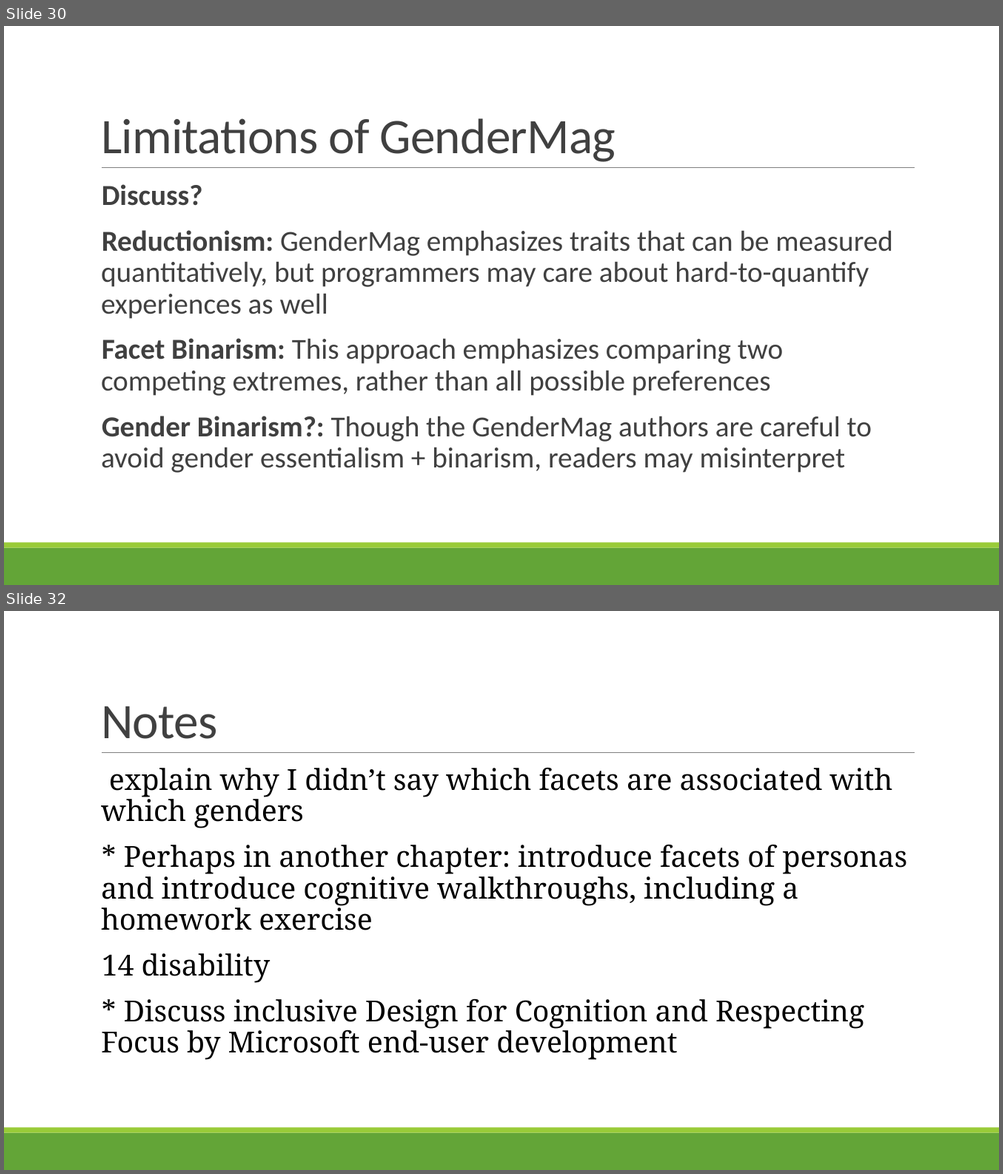
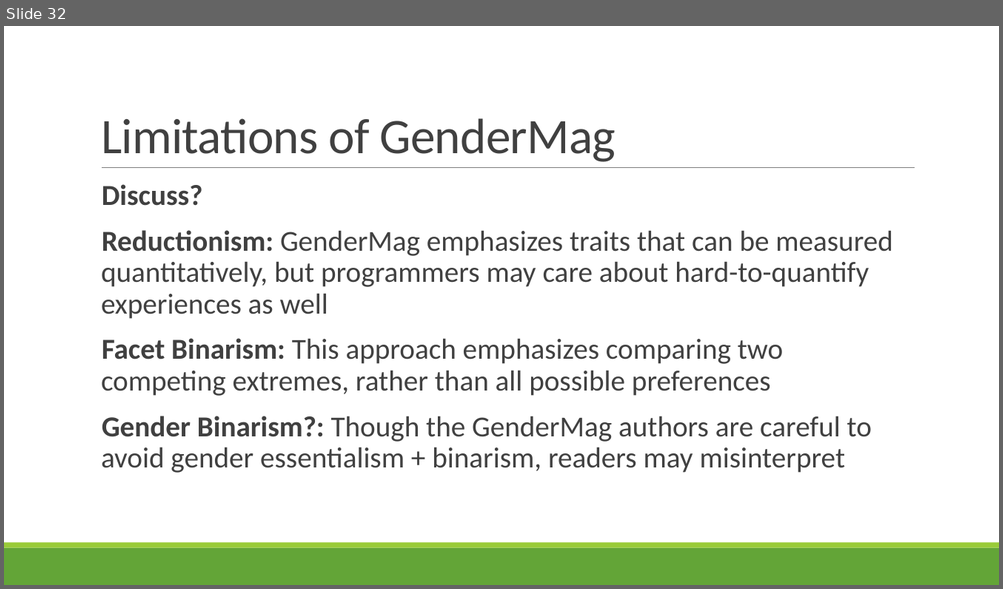
Before and after one commit to rbohrer/pl-course, a slide deck: LectureSlides/10GenderDisability.pptx. Shown one above the other, each under a label of ours: slides 30 and 32 before the commit, slide 32 after it; the slides between them are not shown. The pictures are 1003x1174 and 1003x589 pixels, drawn with LibreOffice and Linux fonts; fonts in the diff are those of the drawing. Boxes give left, top, right and bottom in pixels: in the first picture for what was removed or moved away, otherwise in the second. Text is boxed around its words. In the diff, an @@ line names an element or a change of style, - is before the commit and + after.

```diff
--- a/LectureSlides/10GenderDisability.pptx
+++ b/LectureSlides/10GenderDisability.pptx
@@ slide 32 removed at box(4, 611, 999, 1170), background #FFFFFF; not listed: 3 template elements that a slide beside it also shows @@
@@ title removed at box(101, 706, 217, 739) @@
-Notes
@@ text removed at box(101, 767, 908, 1060) @@
-  explain why I didn’t say which facets are associated with which genders
-  * Perhaps in another chapter: introduce facets of personas and introduce cognitive walkthroughs, including a homework exercise
-  14 disability
-  * Discuss inclusive Design for Cognition and Respecting Focus by Microsoft end-user development
@@ what was slide 30 is now slide 32 @@
```
Also in this commit, not shown: 3 slides changed, 20 slides added.
